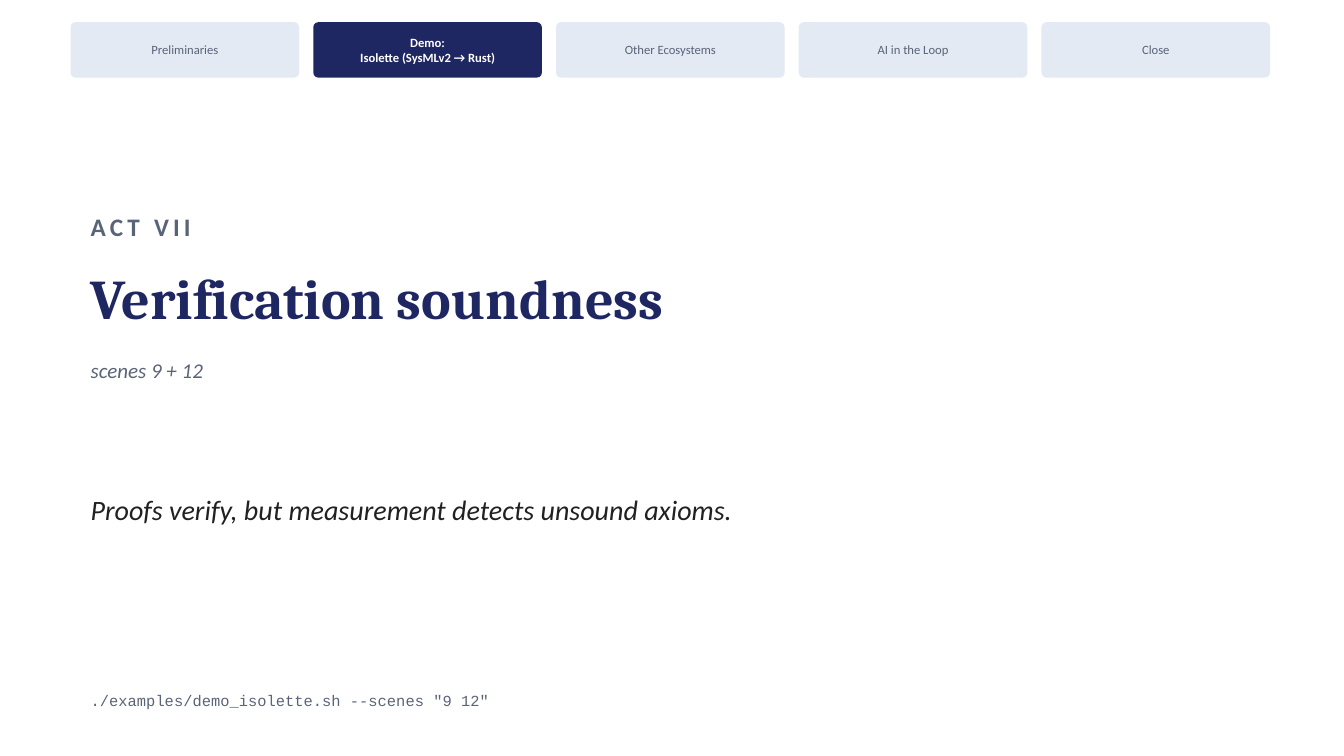
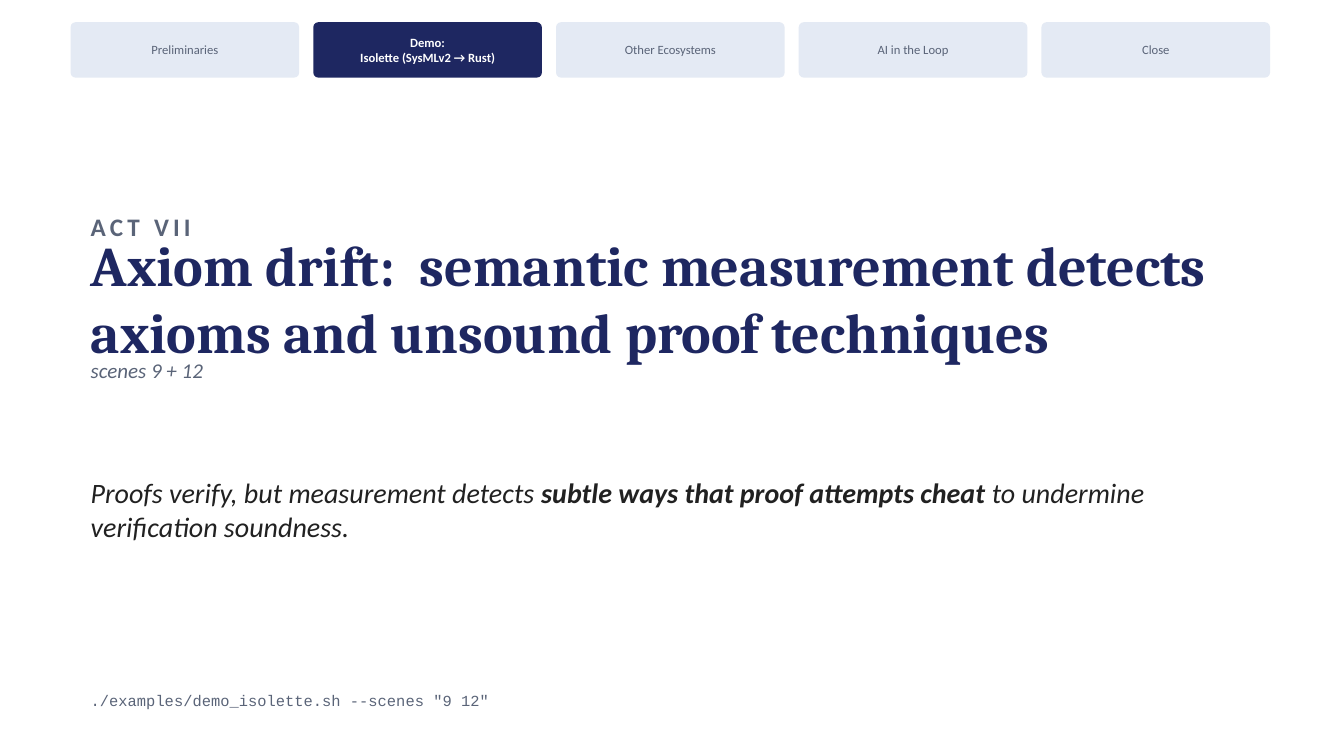
Before and after one commit to ku-sldg/pybb, a slide deck: slide 15 of docs/video_slides_draft.pptx. Drawn at 1344x756 pixels with LibreOffice and Linux fonts; fonts in the diff are those of the drawing. Boxes give left, top, right and bottom in pixels: in the first picture for what was removed or moved away, otherwise in the second. Text is boxed around its words. In the diff, an @@ line names an element or a change of style, - is before the commit and + after.

```diff
--- a/docs/video_slides_draft.pptx
+++ b/docs/video_slides_draft.pptx
@@ text at (91, 234, 1205, 366): text changed @@
-Verification soundness
+Axiom drift: semantic measurement detects axioms and unsound proof techniques
@@ text at (91, 483, 1145, 541): text changed @@
-Proofs verify, but measurement detects unsound axioms.
+Proofs verify, but measurement detects subtle ways that proof attempts cheat to undermine verification soundness.
```
Also in this commit, not shown: 5 other slides changed, 3 other files.
